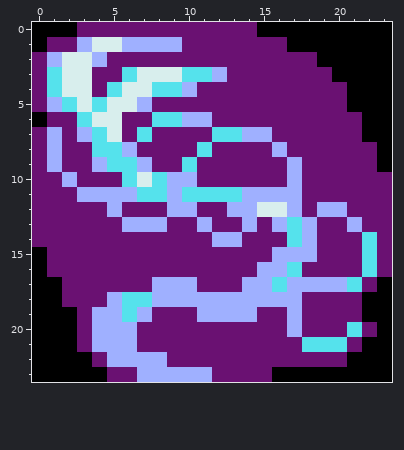
A pixel-art sprite gets an edit: sr2/Media/Sprites/Status Effects/Baffled.png. That is the earlier state.
The file is 24x24 pixels.
New version:
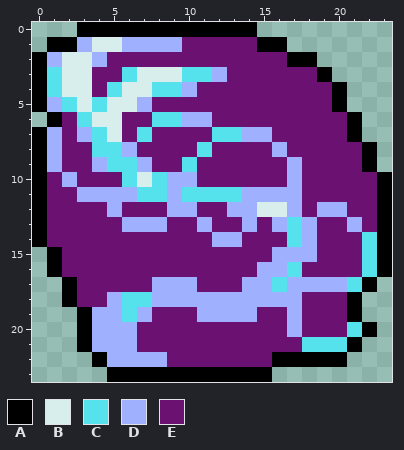
Palette (. is transparent): A #000000  B #d8eeed  C #55e2ec  D #9fb0ff  E #6a1172
From old to new:
y 0: x 0..23 AAAEEEEEEEEEEEEAAAAAAAAA -> ...AAAAAAAAAAAA.........
y 1: x 0..2 AEE -> .AA; x 15..23 EEAAAAAAA -> AA.......
y 2: x 0 E -> A; x 17..23 EEAAAAA -> AA.....
y 3: x 0 E -> A; x 19..23 EAAAA -> A....
y 4..5: x 0 E -> A; x 20..23 EAAA -> A...
y 6: x 0..1 AE -> .A; x 21..23 EAA -> A..
y 7: x 0 E -> A; x 21..23 EAA -> A..
y 8..9: x 0 E -> A; x 22..23 EA -> A.
y 10..14: x 0 E -> A; x 23 E -> A
y 15..16: x 0..1 AE -> .A; x 23 E -> A
y 17: x 0..2 AAE -> ..A; x 22..23 EA -> A.
y 18: x 0..2 AAE -> ..A; x 21..23 EAA -> A..
y 19: x 0..3 AAAE -> ...A; x 21..23 EAA -> A..
y 20: x 0..3 AAAE -> ...A; x 22..23 EA -> A.
y 21: x 0..3 AAAE -> ...A; x 21..23 EAA -> A..
y 22: x 0..4 AAAAE -> ....A; x 16..23 EEEEEAAA -> AAAAA...
y 23: x 0..23 AAAAAEEDDDDDEEEEAAAAAAAA -> .....AAAAAAAAAAA........
